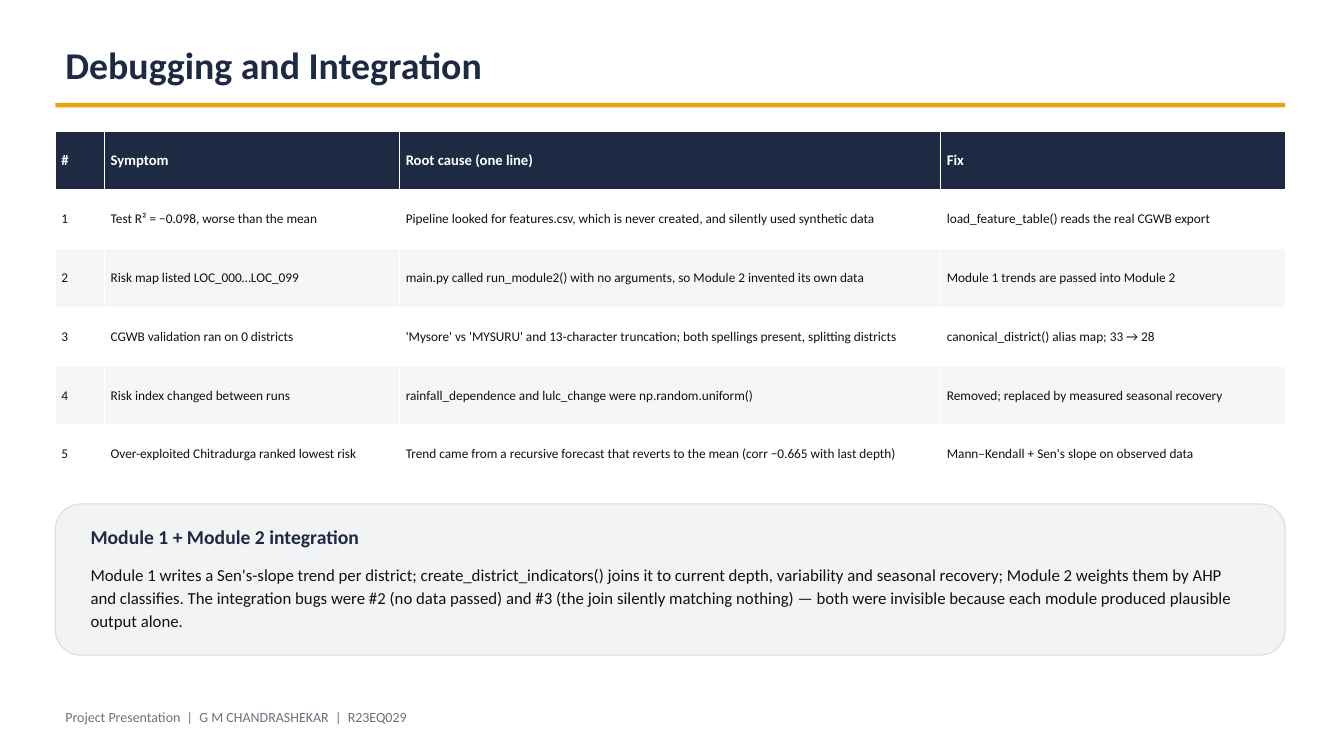
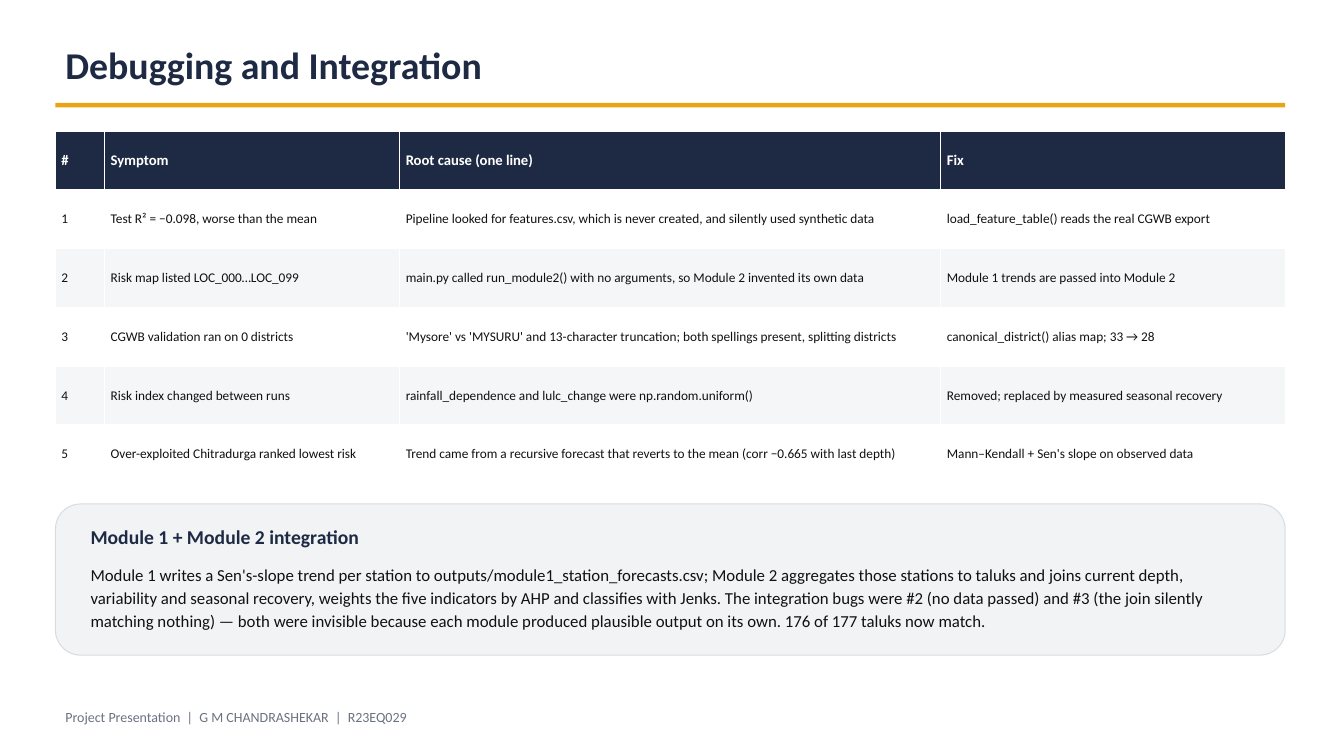
Before and after one commit to Koushik926/karnataka-groundwater-ml, a slide deck: slide 12 of Week4_Task4_Core_Implementation/presentation/decks/Phase1_Review_G_M_CHANDRASHEKAR.pptx. Drawn at 1344x756 pixels with LibreOffice and Linux fonts; fonts in the diff are those of the drawing. Boxes give left, top, right and bottom in pixels: in the first picture for what was removed or moved away, otherwise in the second. Text is boxed around its words. In the diff, an @@ line names an element or a change of style, - is before the commit and + after.

```diff
--- a/Week4_Task4_Core_Implementation/presentation/decks/Phase1_Review_G_M_CHANDRASHEKAR.pptx
+++ b/Week4_Task4_Core_Implementation/presentation/decks/Phase1_Review_G_M_CHANDRASHEKAR.pptx
@@ text at (91, 569, 1202, 630): text changed @@
-Module 1 writes a Sen's-slope trend per district; create_district_indicators() joins it to current depth, variability and seasonal recovery; Module 2 weights them by AHP and classifies. The integration bugs were #2 (no data passed) and #3 (the join silently matching nothing) — both were invisible because each module produced plausible output alone.
+Module 1 writes a Sen's-slope trend per station to outputs/module1_station_forecasts.csv; Module 2 aggregates those stations to taluks and joins current depth, variability and seasonal recovery, weights the five indicators by AHP and classifies with Jenks. The integration bugs were #2 (no data passed) and #3 (the join silently matching nothing) — both were invisible because each module produced plausible output on its own. 176 of 177 taluks now match.
```
Also in this commit, not shown: 4 other slides changed, 17 other files.
